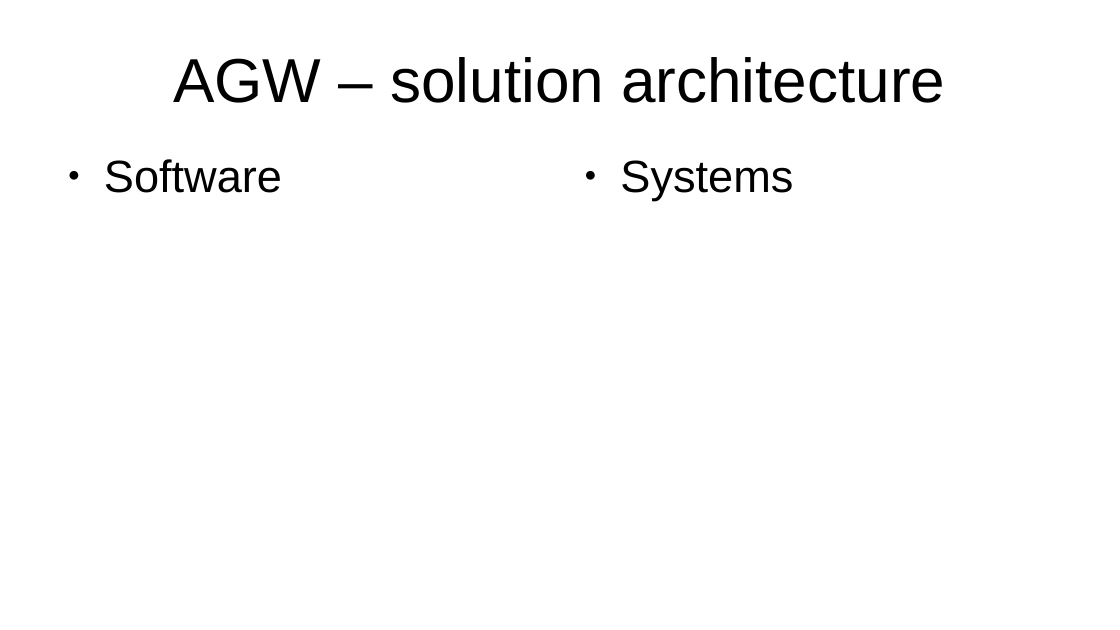
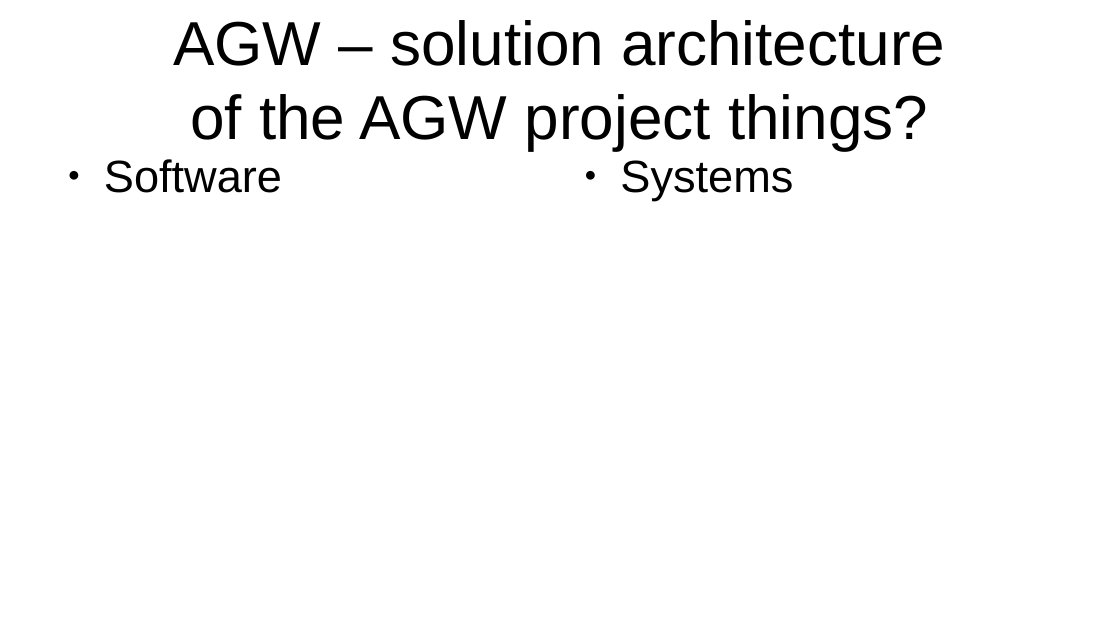
Before and after one commit to YorkEarwaker/Climate-Model, a slide deck: slide 17 of ppm/anthropogenic-global-warming-context.odp. Drawn at 1120x630 pixels with LibreOffice and Linux fonts; fonts in the diff are those of the drawing. Boxes give left, top, right and bottom in pixels: in the first picture for what was removed or moved away, otherwise in the second. Text is boxed around its words. In the diff, an @@ line names an element or a change of style, - is before the commit and + after.

```diff
--- a/ppm/anthropogenic-global-warming-context.odp
+++ b/ppm/anthropogenic-global-warming-context.odp
@@ title at box(173, 20, 945, 151): text changed @@
-AGW – solution architecture
+AGW – solution architecture
+of the AGW project things?
```
Also in this commit, not shown: 4 other slides changed, 2 slides added.
